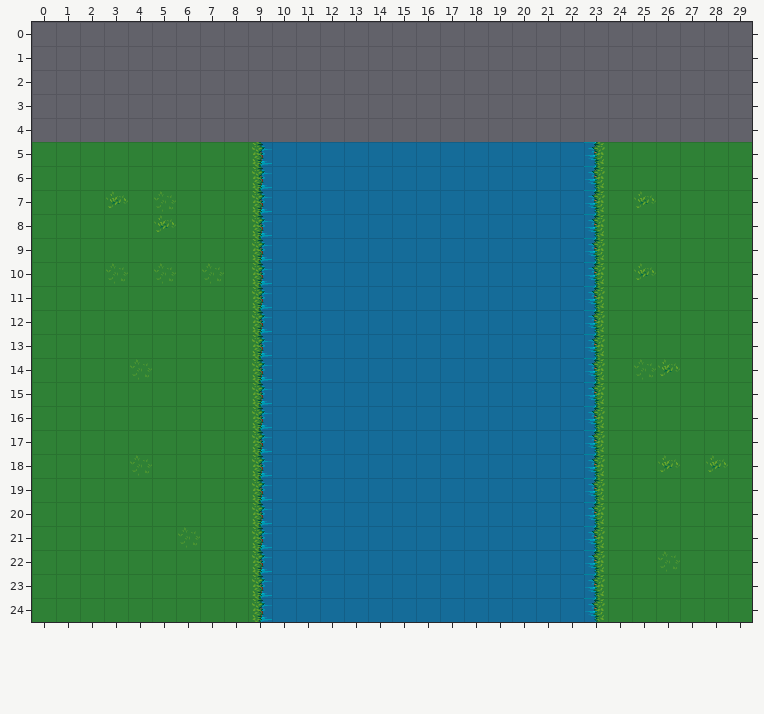
Two versions of a level (Tiled map, Assets/Art/Aqa Rush/river-1.tmx). The picture above is the old version.
Cells are 32x32 px. Shown: x 0..29, y 0..24. The old version is drawn lined up with the new one.
After the commit:
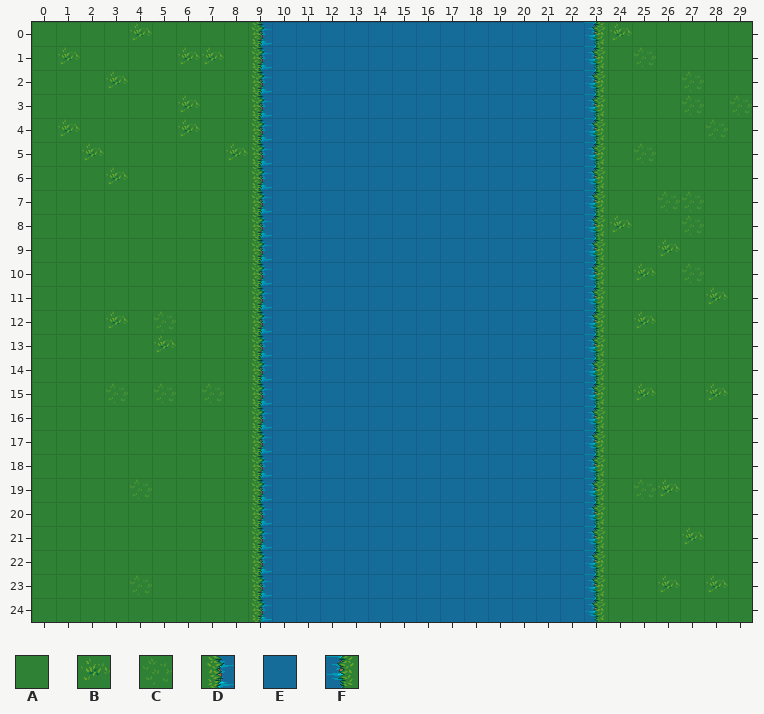
Key: from "grass": A 10, B 15, C 16; from "watergrass": D 9, E 10, F 11.
_ is an empty cell, . an unchanged one.
Difference:
map size 30x20 -> 30x25 cells (old content now starts at 0,5; both pictures use the new coordinates)
--- layer "grass"
@@ x 0..29 @@
- 0 _________...............______
- 1 _________...............______
- 2 _________...............______
- 3 _________...............______
- 4 _________...............______
- 5 ..A.....A................A....
- 6 ...A..........................
- 7 ...B.C...................BAA..
- 8 .....B..................A..A..
- 9 ..........................A...
-10 ...C.C.C...................A..
-11 ............................A.
-12 ...A.A...................A....
-13 .....A........................
-14 ....C....................CB...
-15 ...A.A.A.................A..A.
+ 0 AAAABAAAA...............BAAAAA
+ 1 ABAAAABBA...............ACAAAA
+ 2 AAABAAAAA...............AAACAA
+ 3 AAAAAABAA...............AAACAC
+ 4 ABAAAABAA...............AAAACA
+ 5 ..B.....B................C....
+ 6 ...B..........................
+ 7 ...A.A...................ACC..
+ 8 .....A..................B..C..
+ 9 ..........................B...
+10 ...A.A.A...................C..
+11 ............................B.
+12 ...B.C...................B....
+13 .....B........................
+14 ....A....................AA...
+15 ...C.C.C.................B..B.
@@ x 4..28 @@
-18 C.....................B.B
-19 A....................AA..
+18 A.....................A.A
+19 C....................CB..
@@ x 4..28 @@
-21 ..C....................A.
-22 ......................C..
-23 A.....................A.A
+21 ..A....................B.
+22 ......................A..
+23 C.....................B.B
--- layer "water"
@@ x 9..23 @@
- 0 _______________
- 1 _______________
- 2 _______________
- 3 _______________
- 4 _______________
+ 0 DEEEEEEEEEEEEEF
+ 1 DEEEEEEEEEEEEEF
+ 2 DEEEEEEEEEEEEEF
+ 3 DEEEEEEEEEEEEEF
+ 4 DEEEEEEEEEEEEEF
